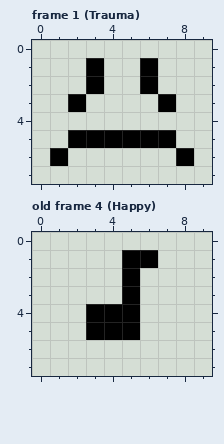
Pixel-art file, stored at Digital Virtual Pets/do_not_build/aseprite/Minigame Assets/mood_trauma.aseprite. The first picture shows the starting point.
10x8 pixels, 4 frames. Shown: frame 1 (Trauma), old frame 4 (Happy). The commit also changed other frames, which this record leaves out.
Once edited:
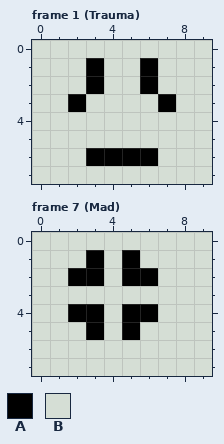
Palette (. is transparent): A #000000  B #d5ded5
A new or re-ordered frame is compared with the old frame closest to it.
From old to new:
frames 4 -> 8
Frame 1 (Trauma), layer "Layer 1":
y 5: x 2..7 AAAAAA -> BBBBBB
y 6: x 1 A -> B; x 3..6 BBBB -> AAAA; x 8 A -> B
Frame 7 (Mad) is new; against old frame 4 (Happy), layer "Layer 1":
y 1: x 3 B -> A; x 6 A -> B
y 2: x 2..3 BB -> AA; x 6 B -> A
y 3: x 5 A -> B
y 4: x 2 B -> A; x 4 A -> B; x 6 B -> A
y 5: x 4 A -> B
Where, in picture pixels (left, top, right, bottom), the same in both pictures:
changed: (50, 130, 194, 166)
changed: (68, 250, 158, 340)
